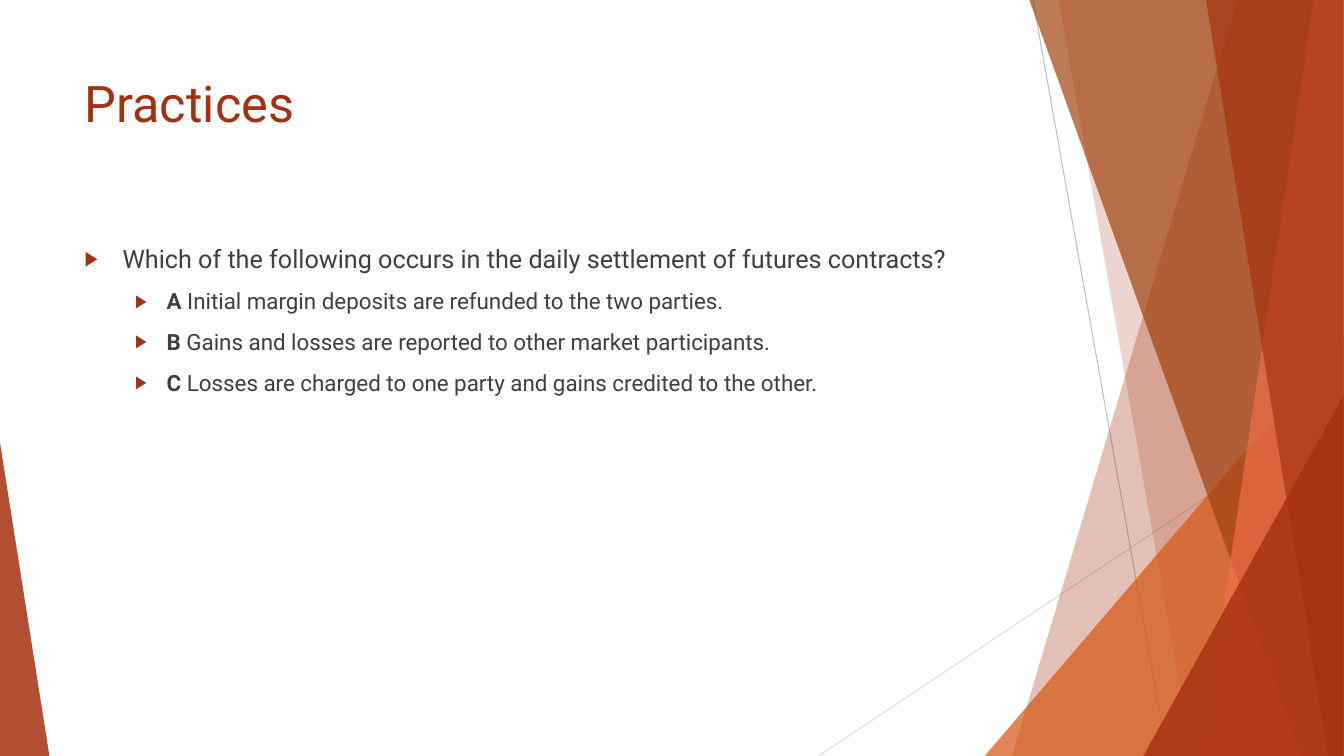
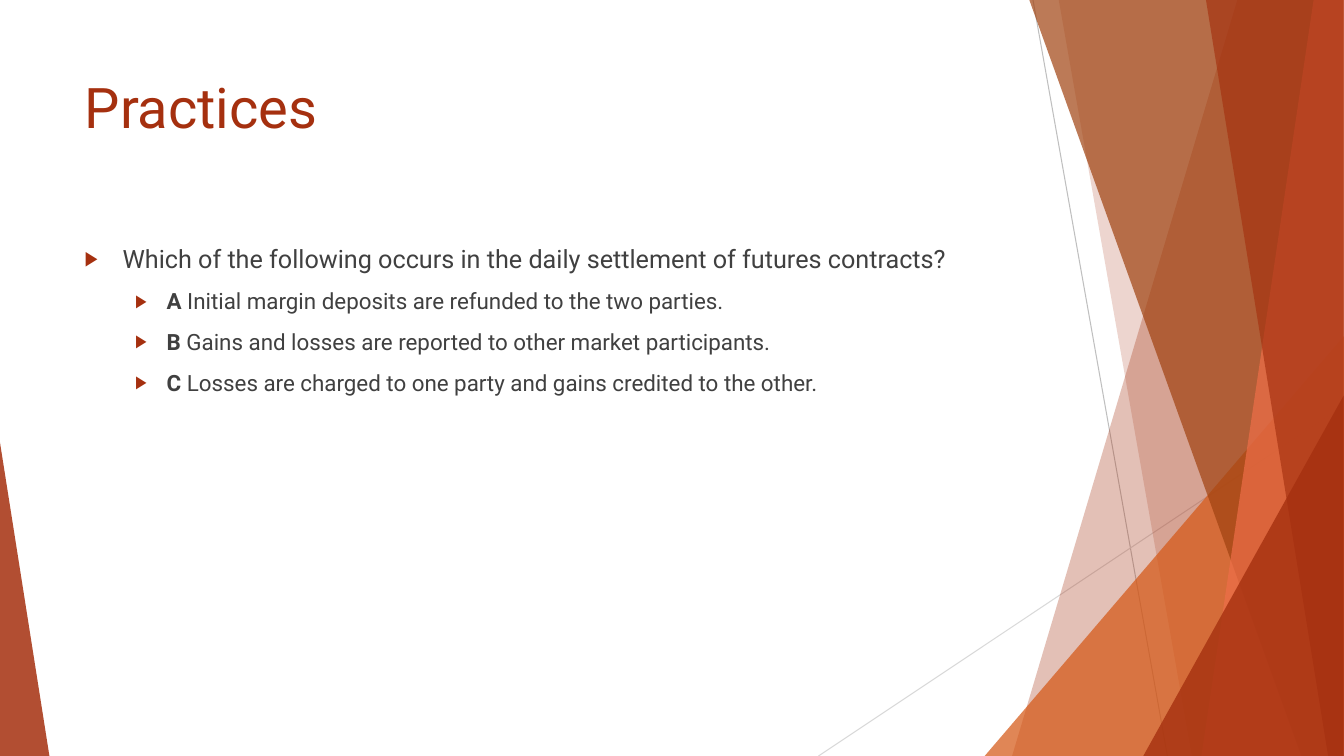
Before and after one commit to Isco0530/data, a slide deck: slide 21 of Reading 45.pptx. Drawn at 1344x756 pixels with LibreOffice and Linux fonts; fonts in the diff are those of the drawing. Boxes give left, top, right and bottom in pixels: in the first picture for what was removed or moved away, otherwise in the second. Text is boxed around its words. In the diff, an @@ line names an element or a change of style, - is before the commit and + after.

```diff
--- a/Reading 45.pptx
+++ b/Reading 45.pptx
@@ title "Practices" at (85,87,318,129): size 36 to 40 pt @@
```
Also in this commit, not shown: 5 other slides changed.
